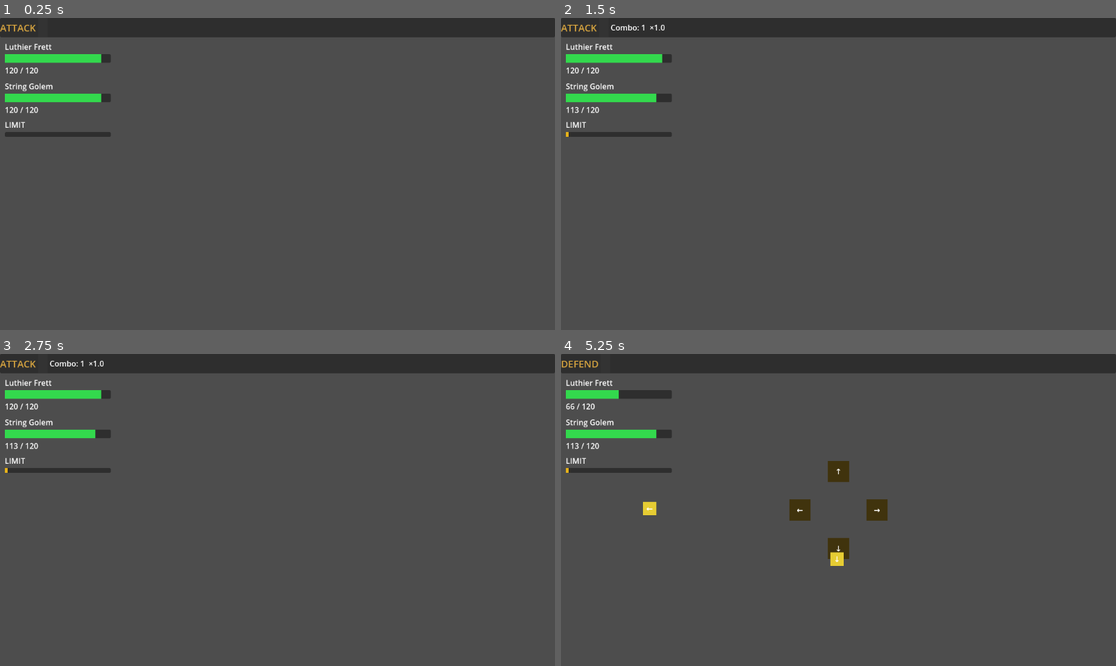
Above: before the commit, frames 1-4 (two rows, left to right).
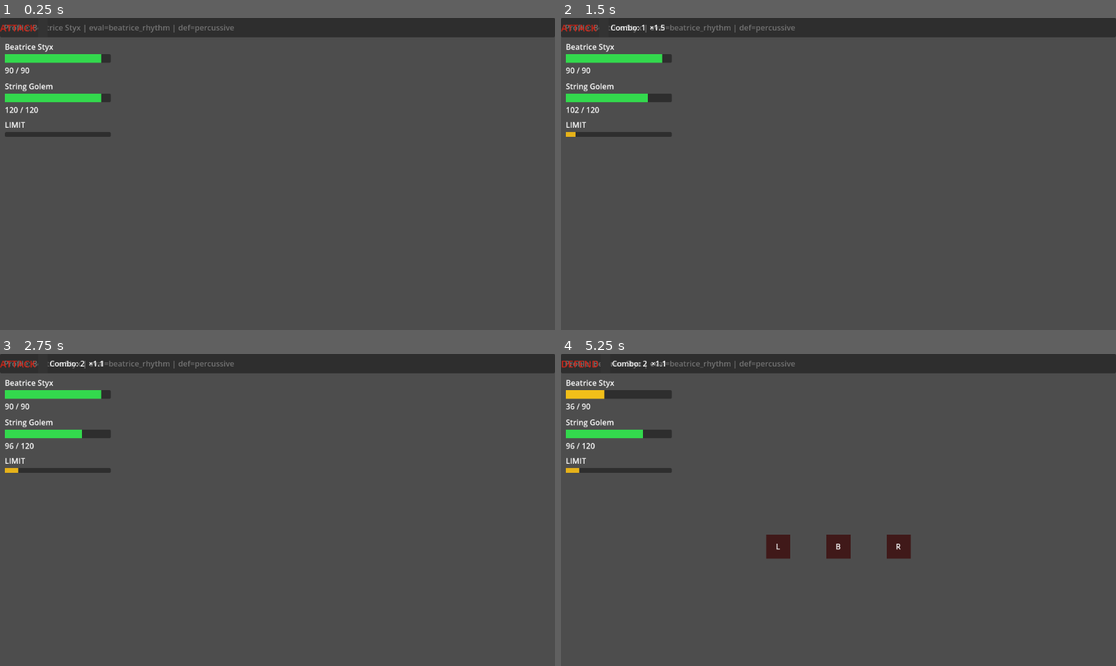
Above: after the commit, the same moments.

Repository: Parz1val1/rhythm-game-prototype
Game: Godot game, scene res://test_scene.tscn
Same seed, same stepped clock (60 frames per second), same inputs: the game is played once before the commit and once after it. Sound files missing from this copy of the repository are replaced by a short silence.
Inputs:
- Up to frame 1 (0.25 s): no input
- Up to frame 2 (1.5 s): tap Enter at 0.5 s; hold J (drum_right) 0.53-1.28 s; hold Space (limit_break) 0.53-1.28 s; hold Down (rhythm_down) from 1.28 s (still down); tap Space (limit_break) at 1.35 s
- Up to frame 3 (2.75 s): tap Enter at 2 s; release Down (rhythm_down) at 2.03 s; hold J (drum_right) from 2.03 s (still down); hold Space (limit_break) from 2.03 s (still down)
- Up to frame 4 (5.25 s): release J (drum_right) at 2.78 s; release Space (limit_break) at 2.78 s; hold Up (rhythm_up) 2.78-3.53 s; tap Space (limit_break) at 2.85, 4.35 s; tap Enter at 3.5 s; hold Space (limit_break) 3.53-4.28 s; hold F (drum_left) 3.53-5.03 s; hold Down (rhythm_down) from 5.03 s (still down); hold Space (limit_break) from 5.03 s (still down)

The runs differ from the first frame. In frame 1, 0.5% of the frame differs, in the area x 0-43%, y 2-18%; in frame 2, 0.6%; in frame 3, 0.7%; in frame 4, 2.9%, in the area x 0-64%, y 2-68%.

Commit message:
feat: DrumLane + DrumPatternDisplay + DrumFeedback wired in test scene; Beatrice default; profile label display (Task 8)

Diff:
--- /dev/null
+++ b/combat/drum_lane.gd
@@ -0,0 +1,126 @@
+# combat/drum_lane.gd
+# Percussive DEFEND visualizer for Beatrice Styx.
+# Shows three hit zones (L / B / R) horizontally at the bottom of the screen.
+# Notes fall from the top of the panel toward the hit zones.
+# Builds its entire UI in code — no .tscn required.
+extends Control
+
+const NoteData = preload("res://rhythm_engine/note_data.gd")
+
+const ZONE_SIZE  := 50.0
+const ZONE_Y     := 200.0   # hit zone Y position within the panel
+const LANE_W     := 500.0
+const LANE_H     := 260.0
+const SPAWN_Y    := 0.0
+
+const HZ_DIM     := Color(0.25, 0.10, 0.10)
+const HZ_PERFECT := Color(0.40, 1.00, 0.50)
+const HZ_GOOD    := Color(1.00, 0.85, 0.30)
+const HZ_MISS    := Color(1.00, 0.25, 0.25)
+
+const ZONE_LABELS := { &"drum_left": "L", &"drum_both": "B", &"drum_right": "R" }
+const ZONE_COLORS := {
+	&"drum_left":  Color(0.6, 0.2, 0.2),
+	&"drum_both":  Color(0.6, 0.4, 0.1),
+	&"drum_right": Color(0.2, 0.2, 0.6),
+}
+# X-center of each hit zone within the panel.
+var _zone_x: Dictionary = {}
+var _hit_zones: Dictionary = {}
+var _visuals: Dictionary = {}
+var _lookahead_beats: int = 2
+
+func _ready() -> void:
+	custom_minimum_size = Vector2(LANE_W, LANE_H)
+	_build_zones()
+
+func setup(combat: Node) -> void:
+	_lookahead_beats = combat.lookahead_beats
+	combat.note_approaching.connect(_on_note_approaching)
+	combat.phase_changed.connect(_on_phase_changed)
+	RhythmInput.input_scored.connect(_on_input_scored)
+	RhythmInput.note_missed.connect(_on_note_missed)
+	visible = false
+
+func _exit_tree() -> void:
+	if RhythmInput.input_scored.is_connected(_on_input_scored):
+		RhythmInput.input_scored.disconnect(_on_input_scored)
+	if RhythmInput.note_missed.is_connected(_on_note_missed):
+		RhythmInput.note_missed.disconnect(_on_note_missed)
+
+func _build_zones() -> void:
+	var positions := { &"drum_left": LANE_W * 0.25, &"drum_both": LANE_W * 0.5, &"drum_right": LANE_W * 0.75 }
+	for dir in positions:
+		var x: float = positions[dir]
+		_zone_x[dir] = x
+		var hz := ColorRect.new()
+		hz.size     = Vector2(ZONE_SIZE, ZONE_SIZE)
+		hz.position = Vector2(x - ZONE_SIZE * 0.5, ZONE_Y - ZONE_SIZE * 0.5)
+		hz.color    = HZ_DIM
+		add_child(hz)
+		var lbl := Label.new()
+		lbl.text = ZONE_LABELS.get(dir, "?")
+		lbl.set_anchors_preset(Control.PRESET_FULL_RECT)
+		lbl.horizontal_alignment = HORIZONTAL_ALIGNMENT_CENTER
+		lbl.vertical_alignment   = VERTICAL_ALIGNMENT_CENTER
+		hz.add_child(lbl)
+		_hit_zones[dir] = hz
+
+func _on_phase_changed(new_phase: int) -> void:
+	visible = (new_phase == 1)
+	if new_phase == 0:
+		for v in _visuals.values():
+			if is_instance_valid(v): v.queue_free()
+		_visuals.clear()
+
+func _on_note_approaching(note: NoteData, target_beat: int) -> void:
+	var dir := note.direction
+	if not _zone_x.has(dir):
+		return
+	var x: float  = _zone_x[dir]
+	var beats_rem: float = max(0.5, float(target_beat - BeatClock.beat_number))
+	var travel    := beats_rem * (60.0 / BeatClock.bpm)
+	var visual    := ColorRect.new()
+	visual.size   = Vector2(ZONE_SIZE - 6.0, 14.0)
+	visual.color  = ZONE_COLORS.get(dir, Color.WHITE)
+	visual.position = Vector2(x - (ZONE_SIZE - 6.0) * 0.5, SPAWN_Y)
+	add_child(visual)
+	var tween := create_tween()
+	tween.tween_property(visual, "position:y", ZONE_Y - 7.0, travel)
+	tween.tween_callback(func(): if is_instance_valid(visual): visual.queue_free())
+	_visuals[note] = visual
+
+func _on_input_scored(direction: StringName, score: StringName, _off: float, note_consumed: bool) -> void:
+	if not note_consumed:
+		return
+	_flash_and_consume(direction, score)
+
+func _on_note_missed(note: NoteData) -> void:
+	if _visuals.has(note):
+		var v = _visuals[note]
+		_visuals.erase(note)
+		if is_instance_valid(v): v.queue_free()
+	_flash_zone(StringName(note.direction), &"miss")
+
+func _flash_and_consume(direction: StringName, score: StringName) -> void:
+	for note in _visuals.keys():
+		if note.direction == String(direction):
+			var v = _visuals[note]
+			_visuals.erase(note)
+			if is_instance_valid(v): v.queue_free()
+			break
+	_flash_zone(direction, score)
+
+func _flash_zone(dir: StringName, score: StringName) -> void:
+	var hz = _hit_zones.get(dir) as ColorRect
+	if hz == null:
+		return
+	var color: Color
+	match score:
+		&"perfect": color = HZ_PERFECT
+		&"good":    color = HZ_GOOD
+		_:          color = HZ_MISS
+	hz.color = color
+	await get_tree().create_timer(0.12).timeout
+	if is_instance_valid(hz):
+		hz.color = HZ_DIM
--- /dev/null
+++ b/combat/drum_pattern_display.gd
@@ -0,0 +1,95 @@
+# combat/drum_pattern_display.gd
+# Shows the drum pattern Beatrice is building during her ATTACK phase.
+# Displays one icon per beat slot (L / R / B / ·) in a horizontal row.
+# Clears at the start of each ATTACK phase.
+# Add as a child of the test scene; call setup(combat, phase_length) after start_combat().
+extends Control
+
+const SLOT_SIZE := 36.0
+const SLOT_GAP  := 6.0
+
+var _slots: Array = []       # Array of Label nodes
+var _phase_length: int = 4   # beats in the ATTACK window
+var _current_beat: int = 0   # which slot to fill next
+
+func _ready() -> void:
+	custom_minimum_size = Vector2((_phase_length) * (SLOT_SIZE + SLOT_GAP), SLOT_SIZE + 24)
+
+func setup(combat: Node, phase_length: int) -> void:
+	_phase_length = phase_length
+	_rebuild_slots()
+	combat.phase_changed.connect(_on_phase_changed)
+	RhythmInput.input_scored.connect(_on_input_scored)
+	RhythmInput.input_chord.connect(_on_input_chord)
+	visible = false  # shown during ATTACK only
+
+func _exit_tree() -> void:
+	if RhythmInput.input_scored.is_connected(_on_input_scored):
+		RhythmInput.input_scored.disconnect(_on_input_scored)
+	if RhythmInput.input_chord.is_connected(_on_input_chord):
+		RhythmInput.input_chord.disconnect(_on_input_chord)
+
+# ---------------------------------------------------------------------------
+
+func _rebuild_slots() -> void:
+	for child in get_children():
+		child.queue_free()
+	_slots.clear()
+
+	# Header label
+	var hdr := Label.new()
+	hdr.text = "Pattern:"
+	hdr.position = Vector2(0, 0)
+	add_child(hdr)
+
+	for i in range(_phase_length):
+		var bg := ColorRect.new()
+		bg.size     = Vector2(SLOT_SIZE, SLOT_SIZE)
+		bg.position = Vector2(i * (SLOT_SIZE + SLOT_GAP), 20)
+		bg.color    = Color(0.15, 0.15, 0.15)
+		add_child(bg)
+
+		var lbl := Label.new()
+		lbl.text = "·"
+		lbl.set_anchors_preset(Control.PRESET_FULL_RECT)
+		lbl.horizontal_alignment = HORIZONTAL_ALIGNMENT_CENTER
+		lbl.vertical_alignment   = VERTICAL_ALIGNMENT_CENTER
+		bg.add_child(lbl)
+		_slots.append(lbl)
+
+func _on_phase_changed(new_phase: int) -> void:
+	visible = (new_phase == 0)  # show during ATTACK (phase 0)
+	if new_phase == 0:  # entering ATTACK
+		_current_beat = 0
+		for lbl in _slots:
+			(lbl as Label).text = "·"
+			(lbl.get_parent() as ColorRect).color = Color(0.15, 0.15, 0.15)
+
+func _on_input_scored(direction: StringName, score: StringName, _off: float, _consumed: bool) -> void:
+	_record_input(direction, score)
+
+func _on_input_chord(chord_name: StringName, _score: StringName) -> void:
+	# chord already recorded as the chord_name direction via input_scored;
+	# override the last slot with "B" to make the chord visually distinct.
+	if chord_name == &"drum_both" and _current_beat > 0:
+		var slot_idx := mini(_current_beat - 1, _slots.size() - 1)
+		(_slots[slot_idx] as Label).text = "B"
+
+func _record_input(direction: StringName, score: StringName) -> void:
+	if _current_beat >= _slots.size():
+		return
+	var icon: String
+	match direction:
+		&"drum_left":  icon = "L"
+		&"drum_right": icon = "R"
+		&"drum_both":  icon = "B"
+		_:             icon = "·"
+	var color: Color
+	match score:
+		&"perfect": color = Color(0.3, 0.9, 0.4)
+		&"good":    color = Color(0.9, 0.8, 0.2)
+		_:          color = Color(0.7, 0.2, 0.2)
+	var lbl := _slots[_current_beat] as Label
+	lbl.text = icon
+	(lbl.get_parent() as ColorRect).color = color
+	_current_beat += 1
--- a/test_scene.gd
+++ b/test_scene.gd
@@ -1,14 +1,25 @@
 # test_scene.gd
 # Prototype's main scene. Exercises the full rhythm combat stack.
-# Run in Godot (F5) and press arrow keys on the beat.
+# Run in Godot (F5) and press arrow keys on the beat, or F/J for Beatrice drums.
 extends Node2D
 
-const CharacterData        = preload("res://characters/character_data.gd")
-const EncounterManager     = preload("res://combat/encounter_manager.gd")
-const EncounterDefinition  = preload("res://encounters/encounter_definition.gd")
+const CharacterData         = preload("res://characters/character_data.gd")
+const EncounterManager      = preload("res://combat/encounter_manager.gd")
+const EncounterDefinition   = preload("res://encounters/encounter_definition.gd")
+const CharacterInputProfile = preload("res://characters/character_input_profile.gd")
+const DrumFeedbackScript    = preload("res://combat/drum_feedback.gd")
+const DrumLaneScript        = preload("res://combat/drum_lane.gd")
+const DrumPatternScript     = preload("res://combat/drum_pattern_display.gd")
 
 ## Set false to test ambush (enemies attack first).
 @export var player_first: bool = true
+
+## When true, loads Beatrice Styx and applies her percussive profile.
+## When false, loads Luthier Frett with the default 4-direction profile.
+@export var use_beatrice: bool = true
+
+## Optional profile override. If null, auto-selects based on use_beatrice.
+@export var active_profile: CharacterInputProfile = null
 
 ## Drag an encounters/*.tres file here to select the default encounter.
 ## The ReplayUI dropdown overrides this on replay — set it to whatever you
@@ -38,8 +49,13 @@
 @onready var _audio_feedback: Node              = $AudioFeedback
 @onready var _replay_ui:      Node              = $ReplayUI
 
-var _hero:   CharacterData
-var _combat: Node
+var _hero:          CharacterData
+var _combat:        Node
+# Dynamically created nodes for Beatrice-specific UI and audio.
+var _drum_feedback: Node = null
+var _drum_lane:     Node = null
+var _drum_pattern:  Node = null
+var _profile_label: Label = null
 
 func _ready() -> void:
 	# Apply debug logging toggles from the Inspector (Debug Logging group).
@@ -57,18 +73,24 @@
 		pending_encounter = null
 
 	# Load hero. Duplicate so runtime HP mutations don't pollute the cached asset.
-	_hero = load("res://characters/luthier_frett.tres") as CharacterData
+	var hero_path := "res://characters/beatrice_styx.tres" if use_beatrice else "res://characters/luthier_frett.tres"
+	_hero = load(hero_path) as CharacterData
 	if _hero == null:
-		push_error("test_scene: luthier_frett.tres not found — using fallback hero")
+		push_error("test_scene: %s not found — using fallback hero" % hero_path)
 		_hero                = CharacterData.new()
 		_hero.character_name = "Hero"
-		_hero.max_hp         = 100
-		_hero.hp             = 100
-		_hero.attack_power   = 12
+		_hero.max_hp         = 100; _hero.hp = 100; _hero.attack_power = 12
 	else:
-		_hero = _hero.duplicate() as CharacterData
+		_hero = _hero.duplicate(true) as CharacterData
 
-	_audio_feedback.setup(_hero)   # connect pitch-shifted SFX to RhythmInput
+	# Pitch-shifted SFX for Luthier (no-op for drum directions).
+	_audio_feedback.setup(_hero)
+
+	# Beatrice: add drum audio feedback (separate from pitch-shifted SFX).
+	if use_beatrice:
+		_drum_feedback = DrumFeedbackScript.new()
+		add_child(_drum_feedback)
+		_drum_feedback.setup()
 
 	BeatClock.bpm             = 130.0
 	BeatClock.intro_offset_ms = 1200.0
@@ -84,8 +106,38 @@
 	_combat.combat_won.connect(_on_combat_won)
 	_combat.combat_lost.connect(_on_combat_lost)
 
+	# Resolve profile: explicit override → auto by character → default (nil = Luthier).
+	var profile: CharacterInputProfile = active_profile
+	if profile == null and use_beatrice:
+		profile = load("res://characters/beatrice_profile.tres") as CharacterInputProfile
+	if profile != null:
+		_combat.set_active_profile(profile)
+
 	_combat_ui.setup(_combat, _hero)
-	_note_lane.setup(_combat)
+
+	# Profile display label (top-left corner of the scene).
+	_profile_label = Label.new()
+	_profile_label.position = Vector2(8, 8)
+	add_child(_profile_label)
+	_update_profile_label(profile)
+
+	# Note lane: hide arrow lanes for percussive, show drum lane instead.
+	var is_percussive := profile != null and profile.defense_pattern_type == &"percussive"
+	_note_lane.visible = not is_percussive
+	if is_percussive:
+		_drum_lane = DrumLaneScript.new()
+		add_child(_drum_lane)
+		_drum_lane.position = Vector2(326, 200)
+		_drum_lane.setup(_combat)
+	else:
+		_note_lane.setup(_combat)
+
+	# Drum pattern display (attack readout) — shown only for Beatrice.
+	if use_beatrice:
+		_drum_pattern = DrumPatternScript.new()
+		add_child(_drum_pattern)
+		_drum_pattern.position = Vector2(8, 580)
+		_drum_pattern.setup(_combat, _combat.player_phase_length)
 
 	# Pre-select the active encounter in the replay dropdown.
 	_replay_ui.set_active_encounter(encounter)
@@ -111,3 +163,15 @@
 	# Store selection so _ready() can pick it up after the scene reloads.
 	pending_encounter = new_encounter
 	get_tree().reload_current_scene()
+
+func _update_profile_label(profile: CharacterInputProfile) -> void:
+	if _profile_label == null:
+		return
+	if profile == null:
+		_profile_label.text = "Profile: default (Luthier — 4-direction)"
+	else:
+		_profile_label.text = "Profile: %s | eval=%s | def=%s" % [
+			_hero.character_name if _hero else "?",
+			profile.attack_evaluator,
+			profile.defense_pattern_type,
+		]
